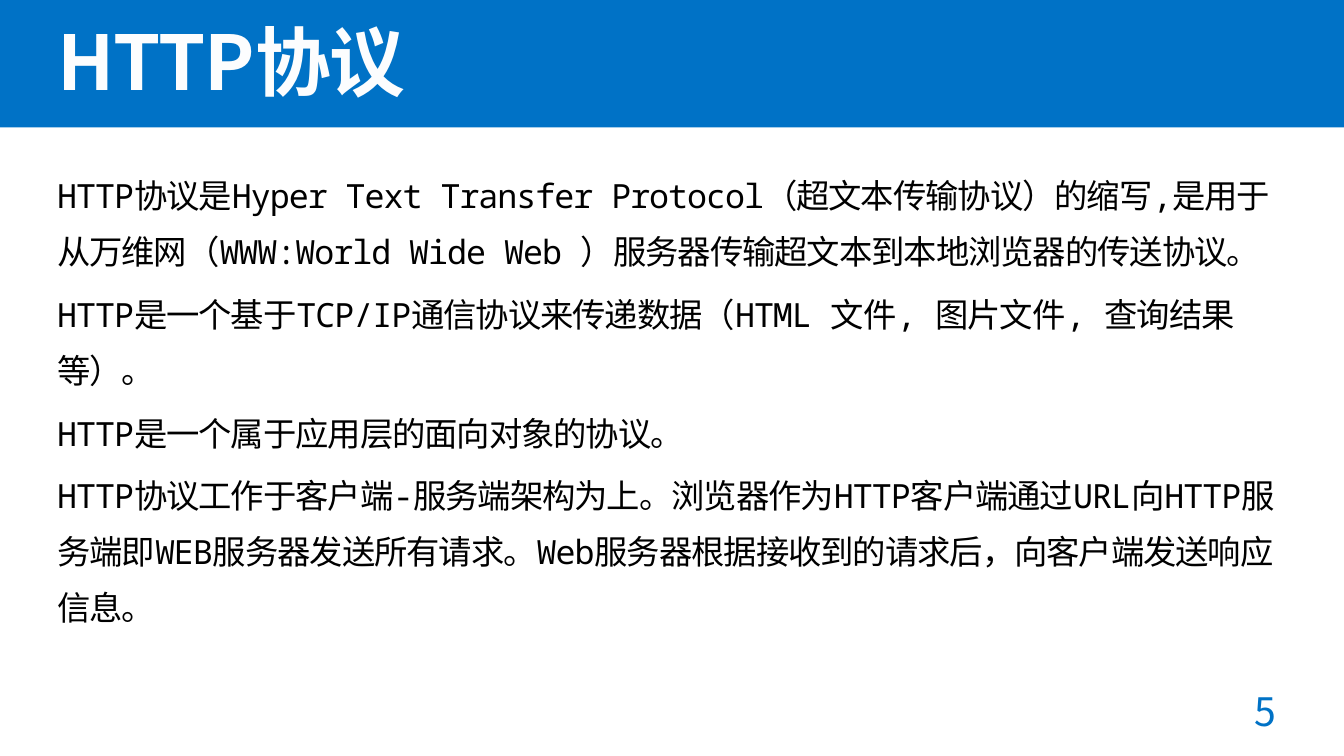
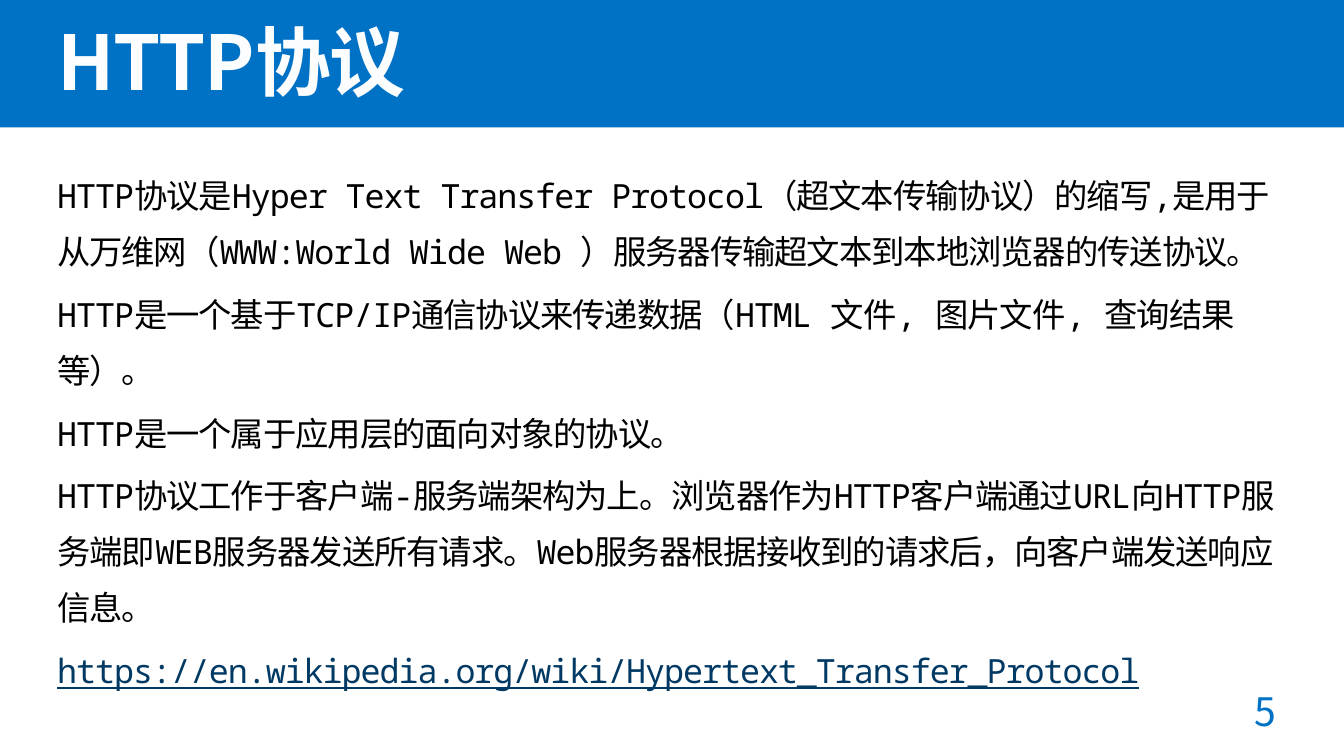
Before and after one commit to gfzheng/MOSAD, a slide deck: slide 5 of Keynotes/week7网络访问.pptx. Drawn at 1344x756 pixels with LibreOffice and Linux fonts; fonts in the diff are those of the drawing. Boxes give left, top, right and bottom in pixels: in the first picture for what was removed or moved away, otherwise in the second. Text is boxed around its words. In the diff, an @@ line names an element or a change of style, - is before the commit and + after.

Commit message:
add wikipedia link

```diff
--- a/Keynotes/week7网络访问.pptx
+++ b/Keynotes/week7网络访问.pptx
@@ text at [57, 657, 1139, 691]: paragraph added @@
+https://en.wikipedia.org/wiki/Hypertext_Transfer_Protocol
```
Also in this commit, not shown: 3 other slides changed.
